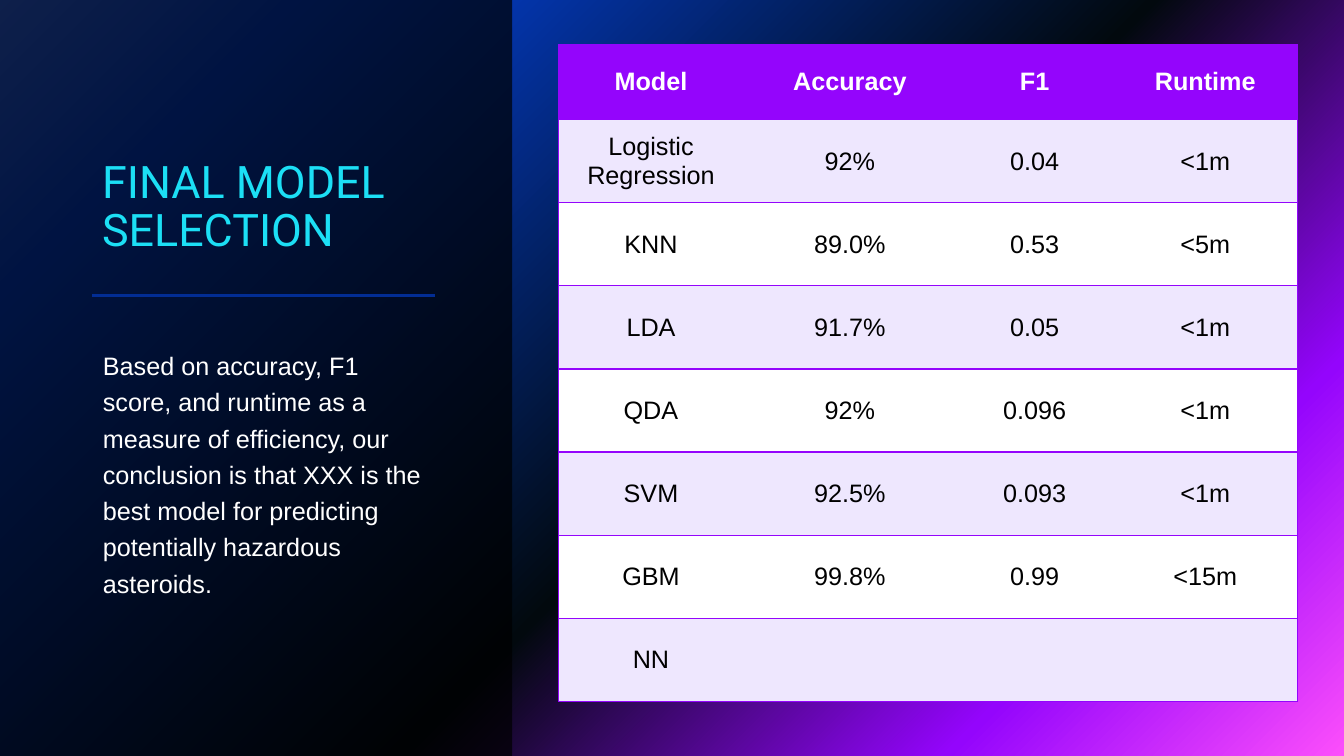
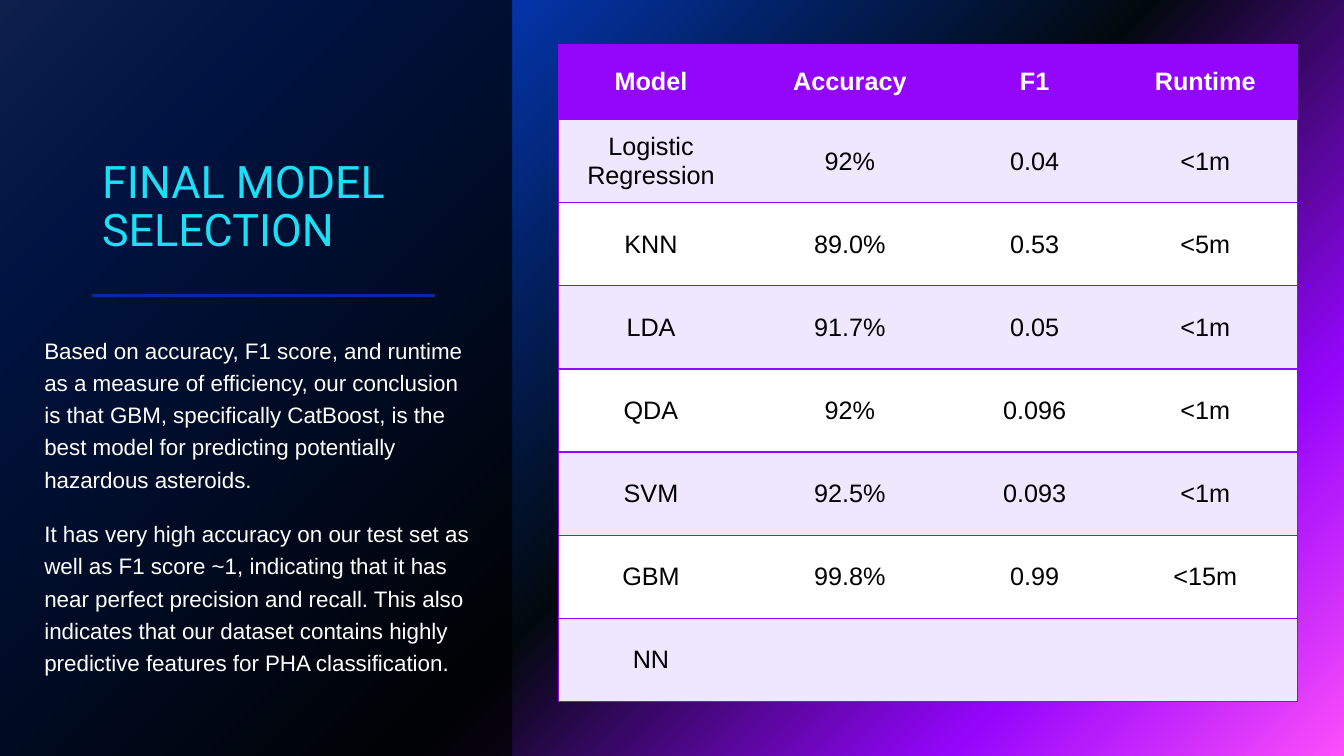
Before and after one commit to erin-valdes/EN625.742_group_project, a slide deck: slide 20 of Presentation_Final_V2.pptx. Drawn at 1344x756 pixels with LibreOffice and Linux fonts; fonts in the diff are those of the drawing. Boxes give left, top, right and bottom in pixels: in the first picture for what was removed or moved away, otherwise in the second. Text is boxed around its words. In the diff, an @@ line names an element or a change of style, - is before the commit and + after.

```diff
--- a/Presentation_Final_V2.pptx
+++ b/Presentation_Final_V2.pptx
@@ text at [44, 342, 469, 676]: text changed; size 18 to 16 pt @@
-Based on accuracy, F1 score, and runtime as a measure of efficiency, our conclusion is that XXX is the best model for predicting potentially hazardous asteroids.
+Based on accuracy, F1 score, and runtime as a measure of efficiency, our conclusion is that GBM, specifically CatBoost, is the best model for predicting potentially hazardous asteroids.
+It has very high accuracy on our test set as well as F1 score ~1, indicating that it has near perfect precision and recall. This also indicates that our dataset contains highly predictive features for PHA classification.
```
Also in this commit, not shown: 4 other slides changed.
